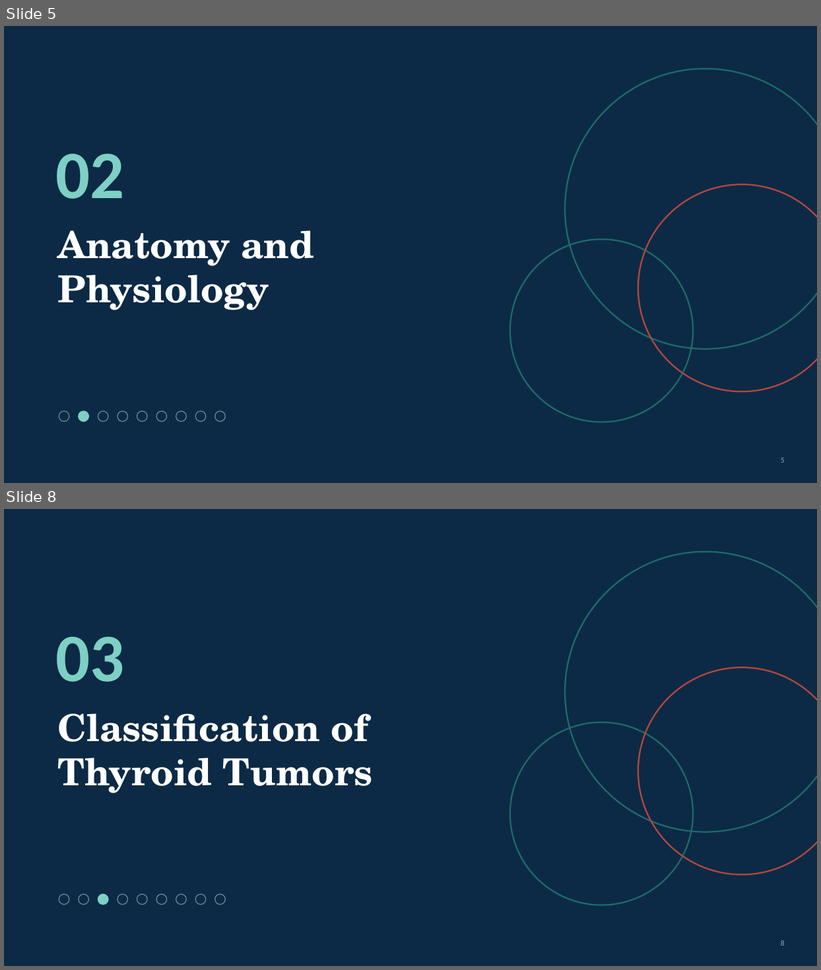
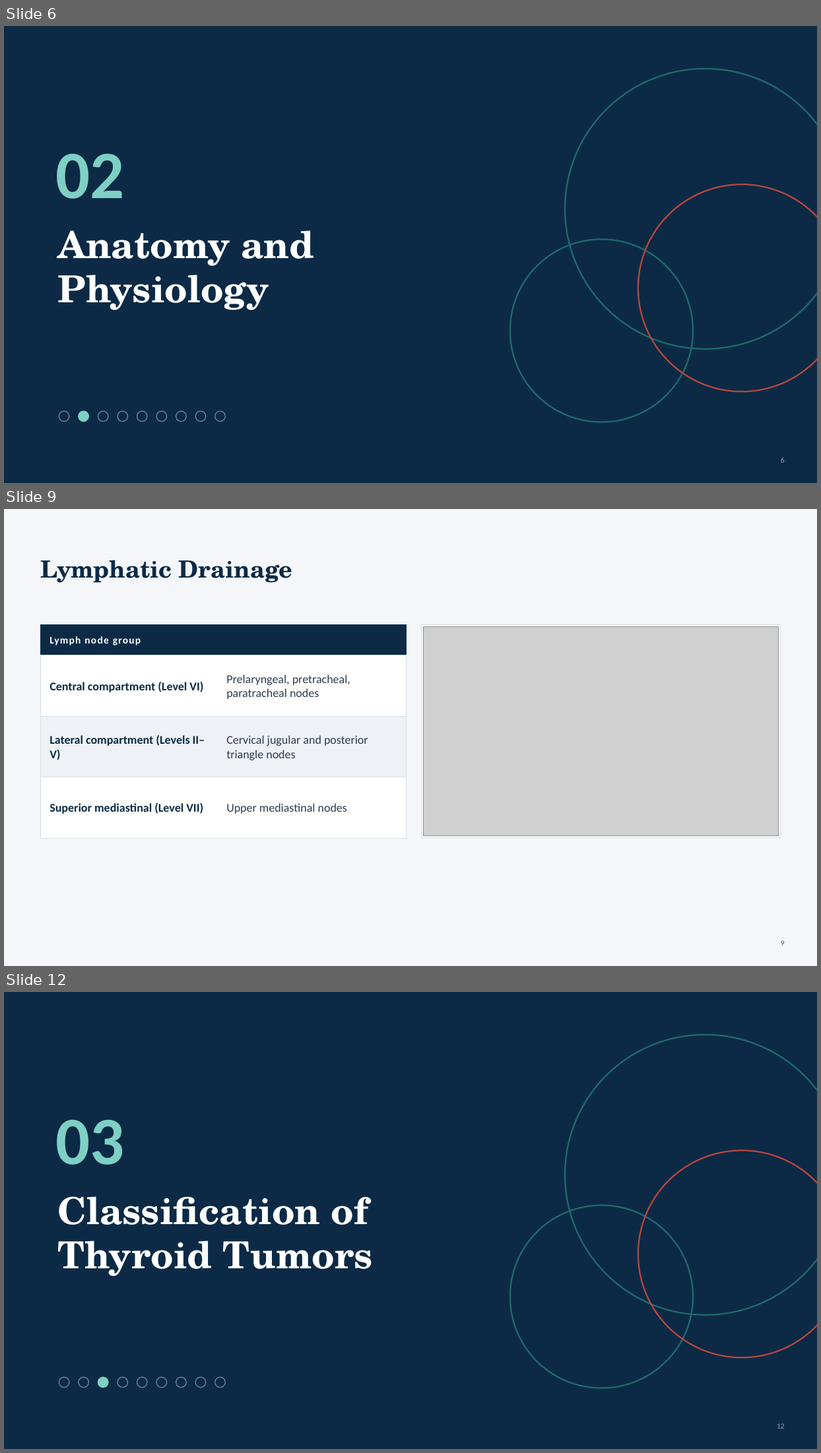
Before and after one commit to Anmo0/Claude-Code-Cloud-, a slide deck: thyroid-seminar/Thyroid_Tumors_Seminar.pptx. Shown one above the other, each under a label of ours: slides 5 and 8 before the commit, slides 6, 9 and 12 after it; the slides between them are not shown. The pictures are 821x970 and 821x1453 pixels, drawn with LibreOffice and Linux fonts; fonts in the diff are those of the drawing; grey boxes stand for pictures. Boxes give left, top, right and bottom in pixels: in the first picture for what was removed or moved away, otherwise in the second. Text is boxed around its words. In the diff, an @@ line names an element or a change of style, - is before the commit and + after.

```diff
--- a/thyroid-seminar/Thyroid_Tumors_Seminar.pptx
+++ b/thyroid-seminar/Thyroid_Tumors_Seminar.pptx
@@ slide 9 added at (x1=4, y1=509, x2=817, y2=966), background #F4F6FA @@
@@ title added at (x1=40, y1=560, x2=292, y2=583), 28 pt, text #0C2A45, bold @@
+Lymphatic Drainage
@@ rectangle added at (x1=40, y1=625, x2=407, y2=656), fill #0C2A45, outline #0C2A45 0.5 pt @@
@@ rectangle added at (x1=422, y1=625, x2=781, y2=838), fill #FFFFFF, outline #D9DEE6 0.75 pt @@
@@ picture added at (x1=424, y1=626, x2=779, y2=836) @@
@@ text added at (x1=50, y1=636, x2=141, y2=646), 12 pt, text #FFFFFF, bold @@
+Lymph node group
@@ rectangle added at (x1=40, y1=656, x2=407, y2=716), fill #FFFFFF, outline #D9DEE6 0.5 pt @@
@@ text added at (x1=50, y1=682, x2=203, y2=692), 14 pt, text #0C2A45, bold @@
+Central compartment (Level VI)
@@ text added at (x1=226, y1=675, x2=350, y2=699), 14 pt, text #2E3B4E @@
+Prelaryngeal, pretracheal, paratracheal nodes
@@ rectangle added at (x1=40, y1=716, x2=407, y2=778), fill #EEF1F6, outline #D9DEE6 0.5 pt @@
@@ text added at (x1=50, y1=735, x2=205, y2=760), 14 pt, text #0C2A45, bold @@
+Lateral compartment (Levels II–V)
@@ text added at (x1=226, y1=735, x2=368, y2=760), 14 pt, text #2E3B4E @@
+Cervical jugular and posterior triangle nodes
@@ rectangle added at (x1=40, y1=778, x2=407, y2=838), fill #FFFFFF, outline #D9DEE6 0.5 pt @@
@@ text added at (x1=50, y1=803, x2=203, y2=814), 14 pt, text #0C2A45, bold @@
+Superior mediastinal (Level VII)
@@ text added at (x1=226, y1=803, x2=347, y2=814), 14 pt, text #2E3B4E @@
+Upper mediastinal nodes
@@ page number added at (x1=781, y1=941, x2=785, y2=946), 9 pt, text #5A6678 @@
+9
@@ what was slide 5 is now slide 6 @@
@@ what was slide 8 is now slide 12 @@
@@ page number at (x1=777, y1=1424, x2=785, y2=1429): text changed @@
-8
+12
```
Also in this commit, not shown: 2 slides changed, 16 other slides added, 13 slides removed, 11 other files.
